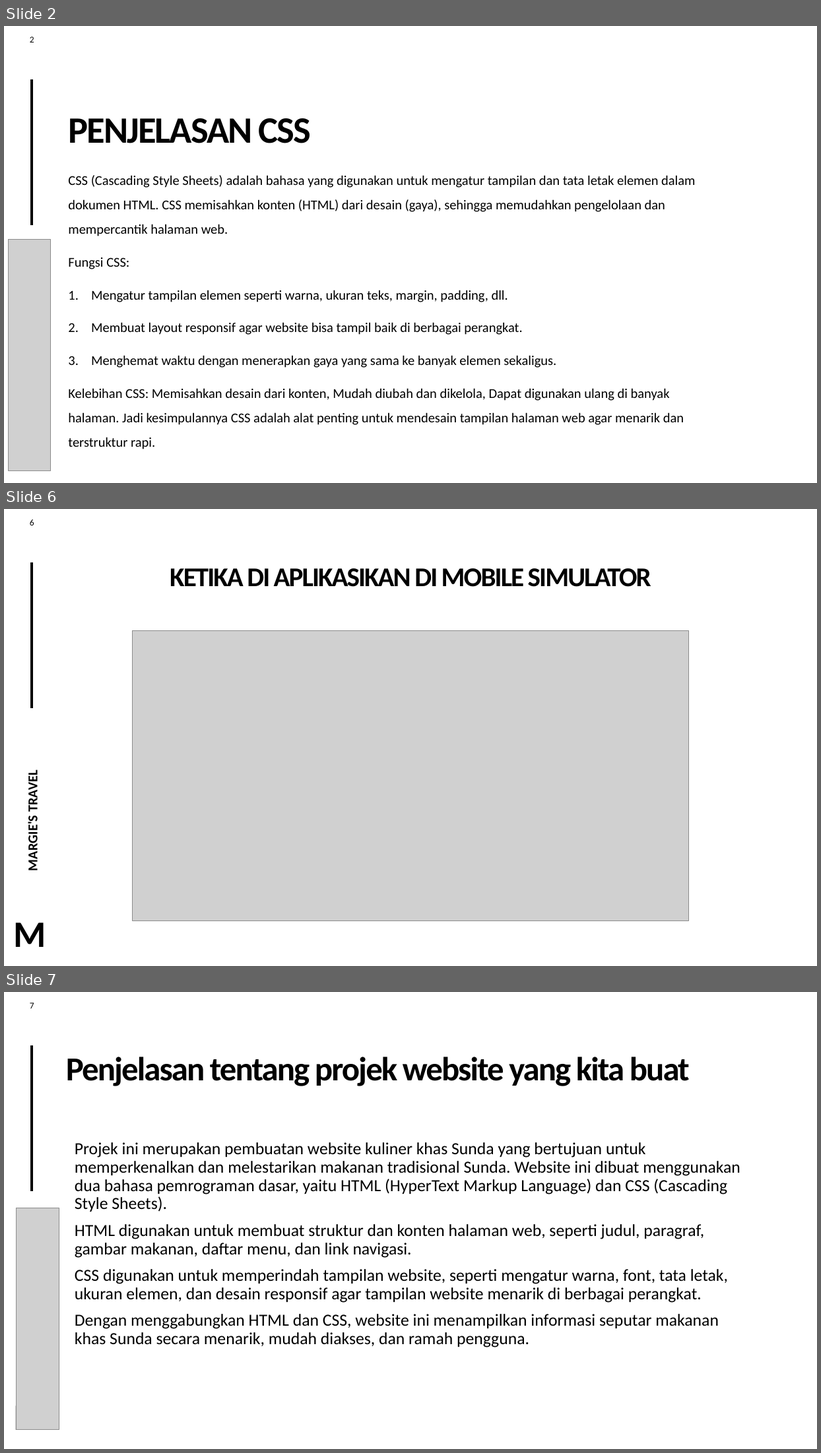
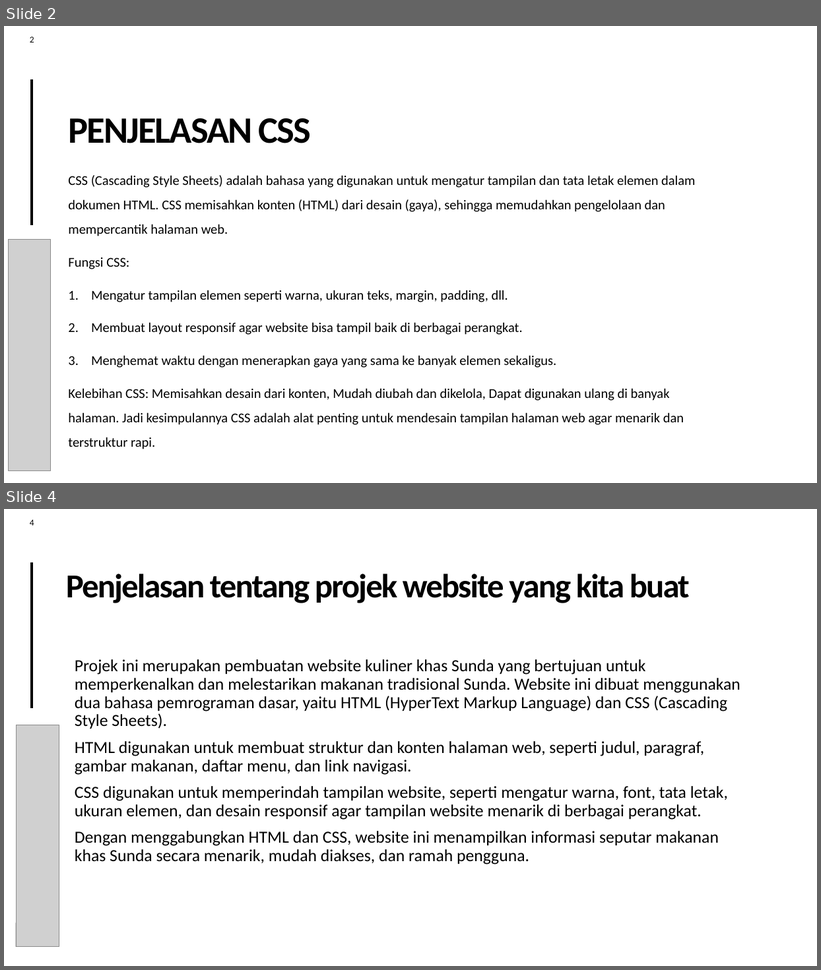
Before and after one commit to mhapizmaulanar/makanankelompok1, a slide deck: laporan/PPT Pemograman dasar_KEL1_XDKVB.pptx. Shown one above the other, each under a label of ours: slides 2, 6 and 7 before the commit, slides 2 and 4 after it; the slides between them are not shown. The pictures are 821x1453 and 821x970 pixels, drawn with LibreOffice and Linux fonts; fonts in the diff are those of the drawing; grey boxes stand for pictures. Boxes give left, top, right and bottom in pixels: in the first picture for what was removed or moved away, otherwise in the second. Text is boxed around its words. In the diff, an @@ line names an element or a change of style, - is before the commit and + after.

```diff
--- a/laporan/PPT Pemograman dasar_KEL1_XDKVB.pptx
+++ b/laporan/PPT Pemograman dasar_KEL1_XDKVB.pptx
@@ slide 6 removed at (4, 509, 817, 966), background #FFFFFF; not listed: 3 template elements that a slide beside it also shows @@
@@ title removed at (170, 568, 651, 587) @@
-KETIKA DI APLIKASIKAN DI MOBILE SIMULATOR
@@ picture removed at (133, 631, 689, 921) @@
@@ text removed at (24, 774, 41, 870) @@
-MARGIE'S TRAVEL
@@ what was slide 7 is now slide 4 @@
@@ page number at (30, 520, 34, 525): text changed @@
-7
+4
```
Also in this commit, not shown: 2 slides changed, 3 slides added, 5 other files.
